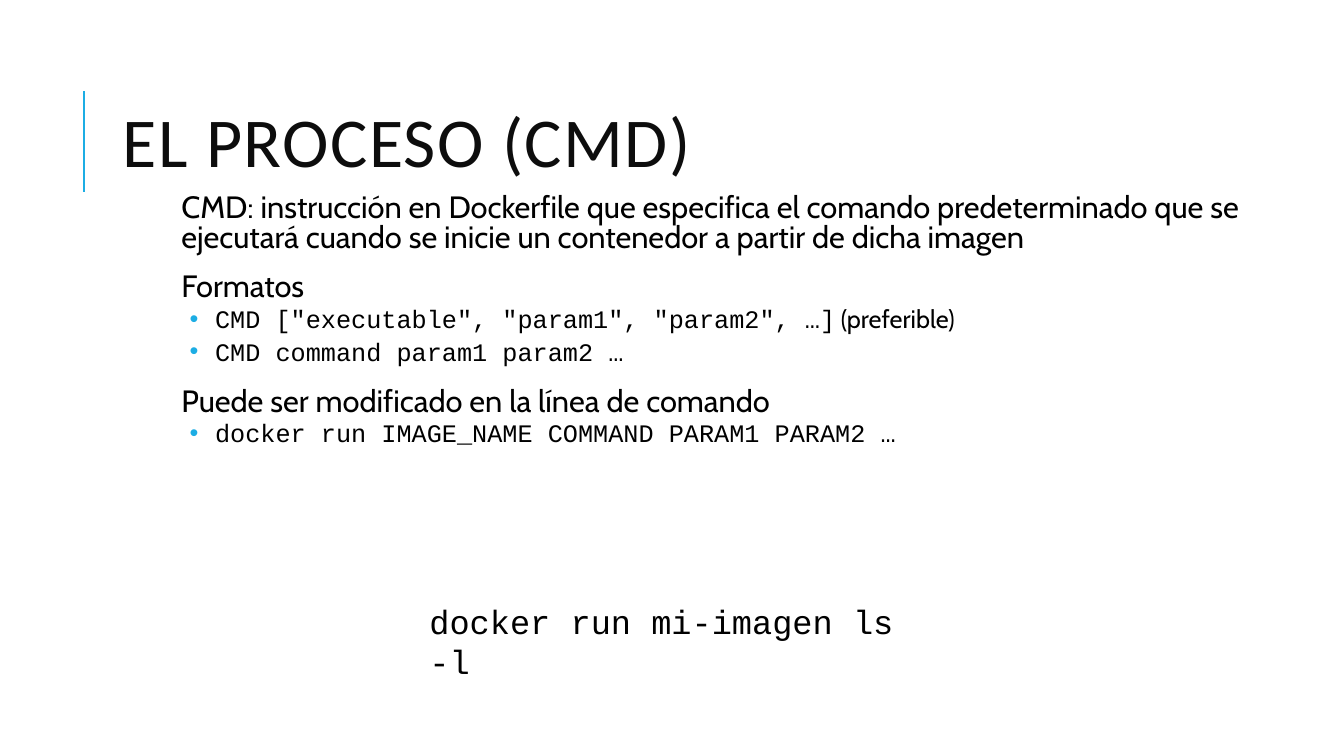
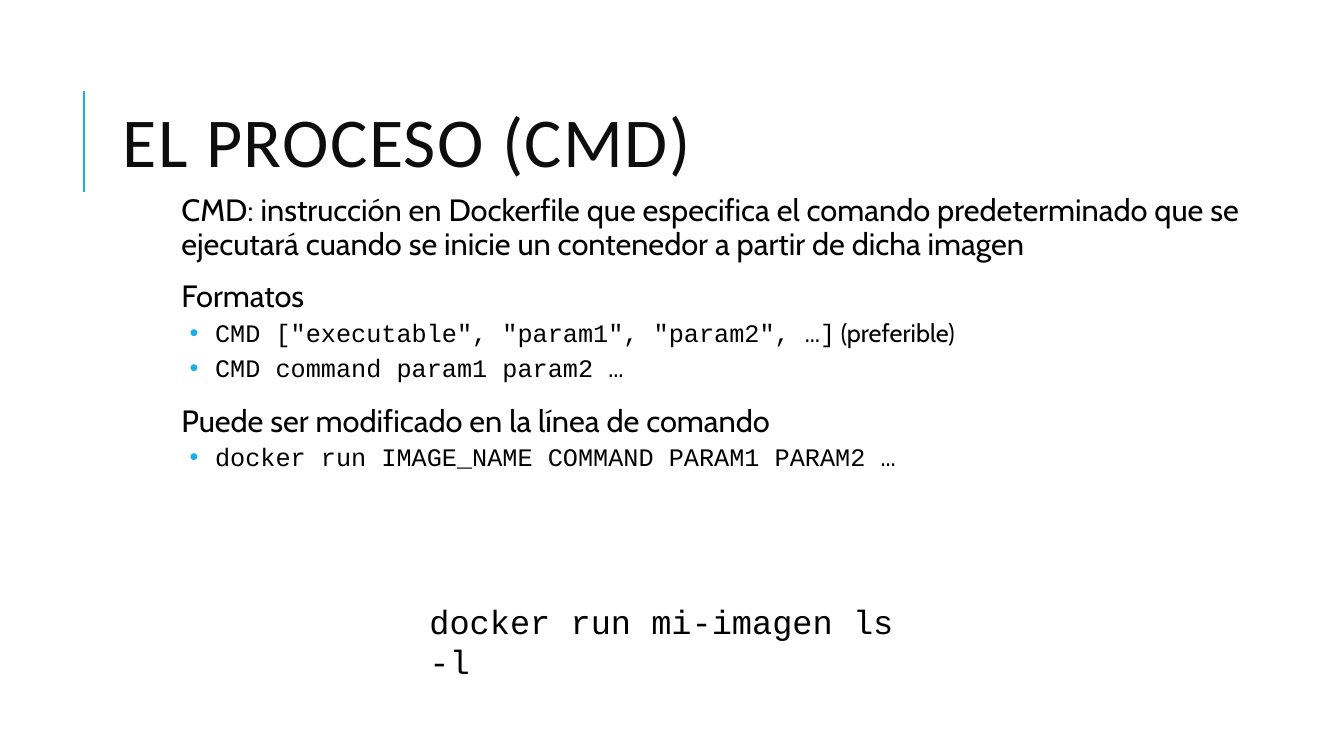
Before and after one commit to grupoinetel/curso-devops-ulpgc, a slide deck: slide 38 of ppt/devops-ulpgc.pptx. Drawn at 1344x756 pixels with LibreOffice and Linux fonts; fonts in the diff are those of the drawing; background and template pictures are left out. Boxes give left, top, right and bottom in pixels: in the first picture for what was removed or moved away, otherwise in the second. Text is boxed around its words. In the diff, an @@ line names an element or a change of style, - is before the commit and + after.

```diff
--- a/ppt/devops-ulpgc.pptx
+++ b/ppt/devops-ulpgc.pptx
@@ text "CMD: instrucción en Dockerfile que ..." at <box>181,198,1239,469</box>: line spacing 0.8 to 0.9 @@
```
Also in this commit, not shown: 2 other slides changed.
